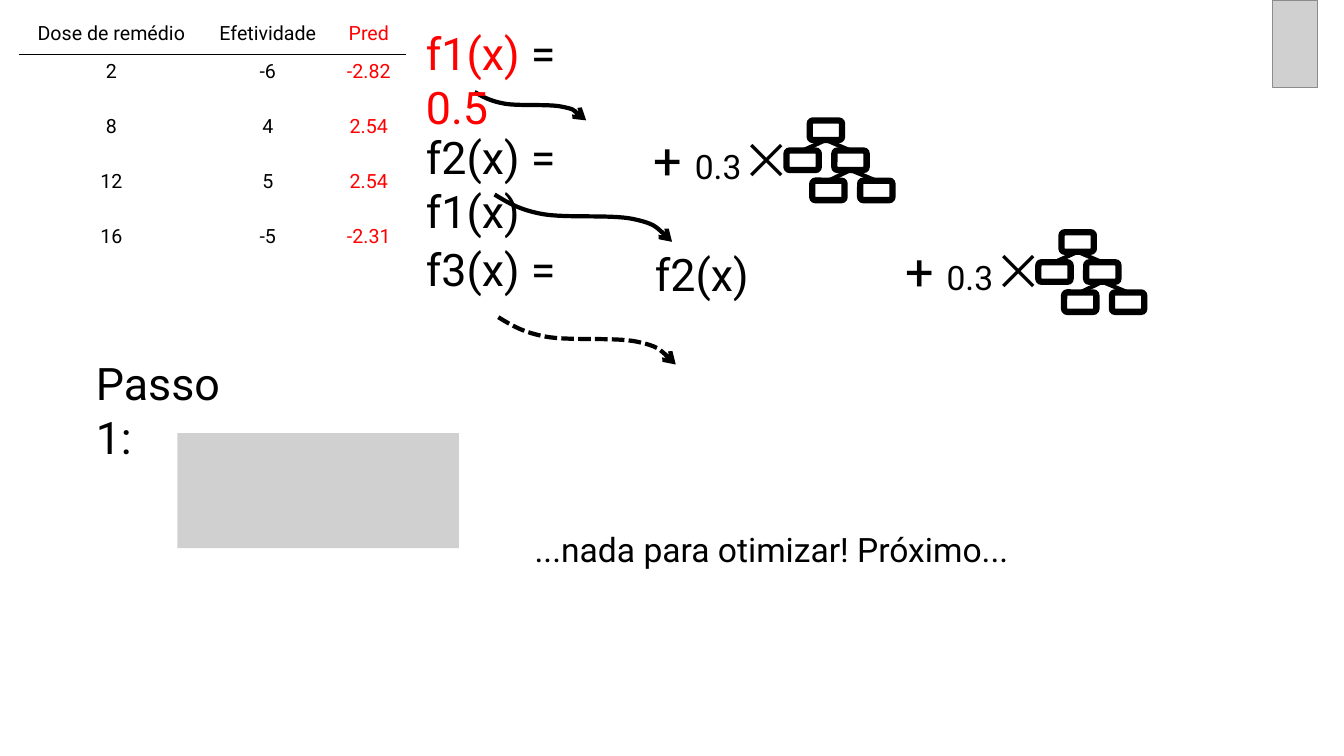
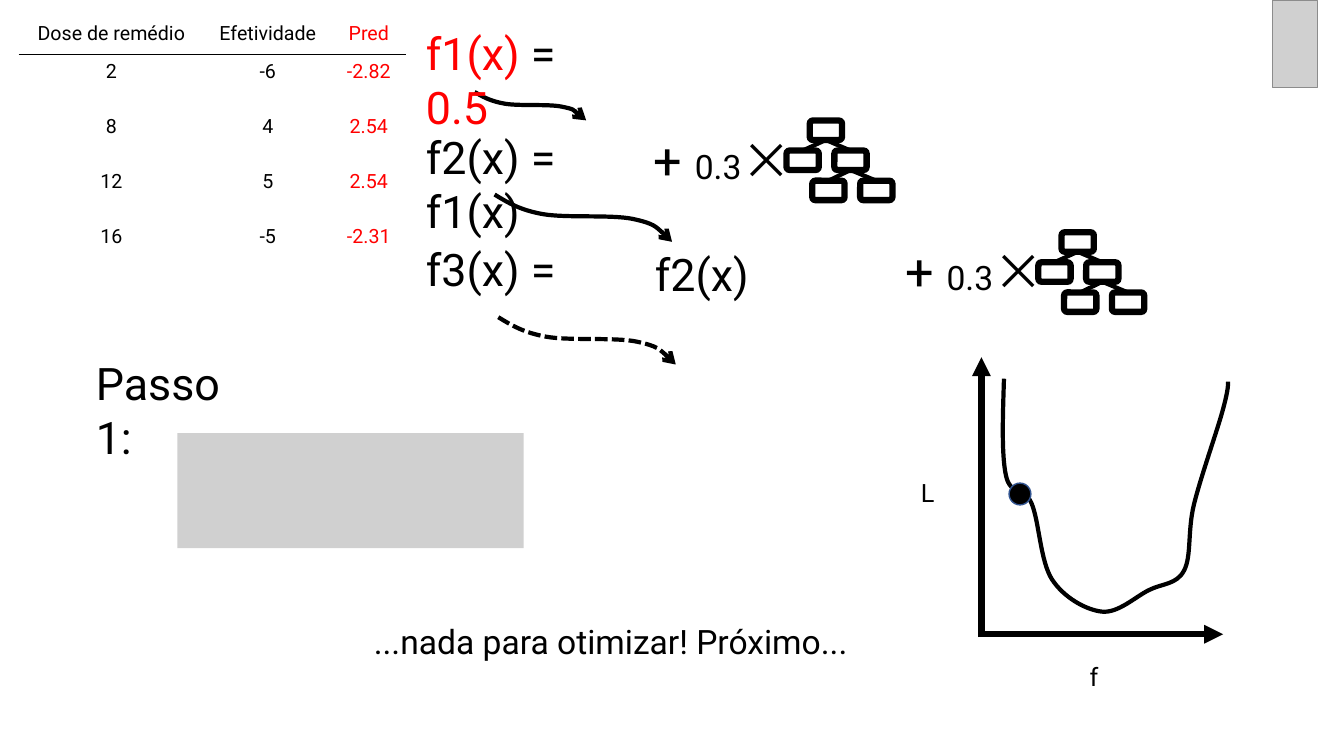
Before and after one commit to curso-r/202005-xgboost, a slide deck: slide 23 of slides/slides_xgb_teoria_e_passo_a_passo.pptx. Drawn at 1344x756 pixels with LibreOffice and Linux fonts; fonts in the diff are those of the drawing; grey boxes stand for pictures. Boxes give left, top, right and bottom in pixels: in the first picture for what was removed or moved away, otherwise in the second. Text is boxed around its words. In the diff, an @@ line names an element or a change of style, - is before the commit and + after.

```diff
--- a/slides/slides_xgb_teoria_e_passo_a_passo.pptx
+++ b/slides/slides_xgb_teoria_e_passo_a_passo.pptx
@@ arrow added from (982, 637) to (982, 357), #000000 4.5 pt @@
@@ freeform shape added at (1003,379,1229,612), outline #000000 3 pt @@
@@ picture: place and size @@
-picture at (177,434,459,548)
+picture at (177,434,524,548)
@@ text added at (921,484,935,502), 18 pt, text #000000 @@
+L
@@ ellipse added at (1009,483,1031,505), fill #000000, outline #325491 1 pt @@
@@ text "...nada para otimizar! Próximo...": place and size @@
-text "...nada para otimizar! Próximo..." at (535,536,1008,569)
+text "...nada para otimizar! Próximo..." at (374,628,847,661)
@@ arrow added from (982, 634) to (1223, 634), #000000 4.5 pt @@
@@ text added at (1090,667,1099,686), 18 pt, text #000000 @@
+f
```
Also in this commit, not shown: 17 other slides changed, 1 other file.
